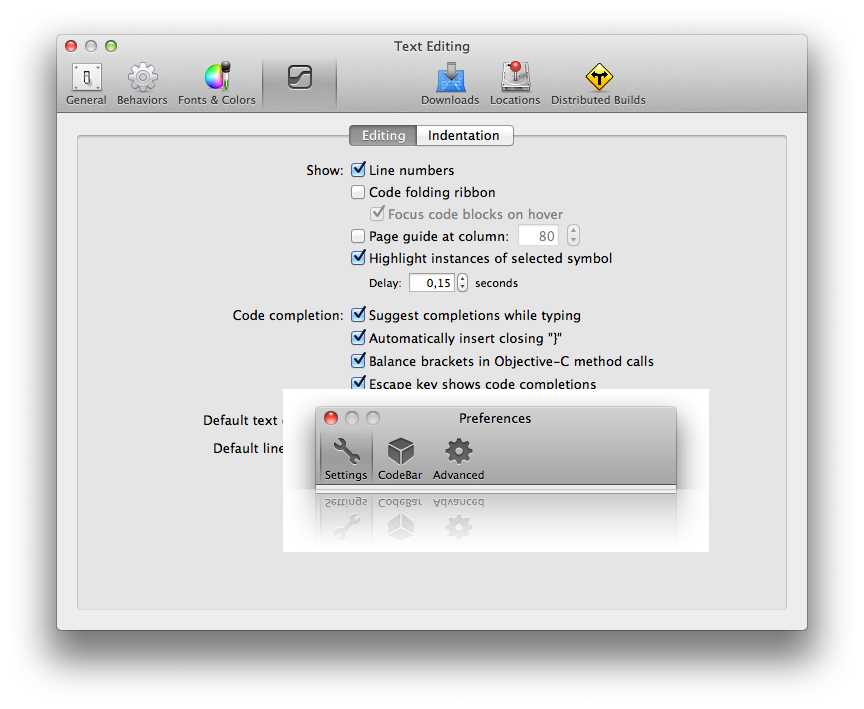
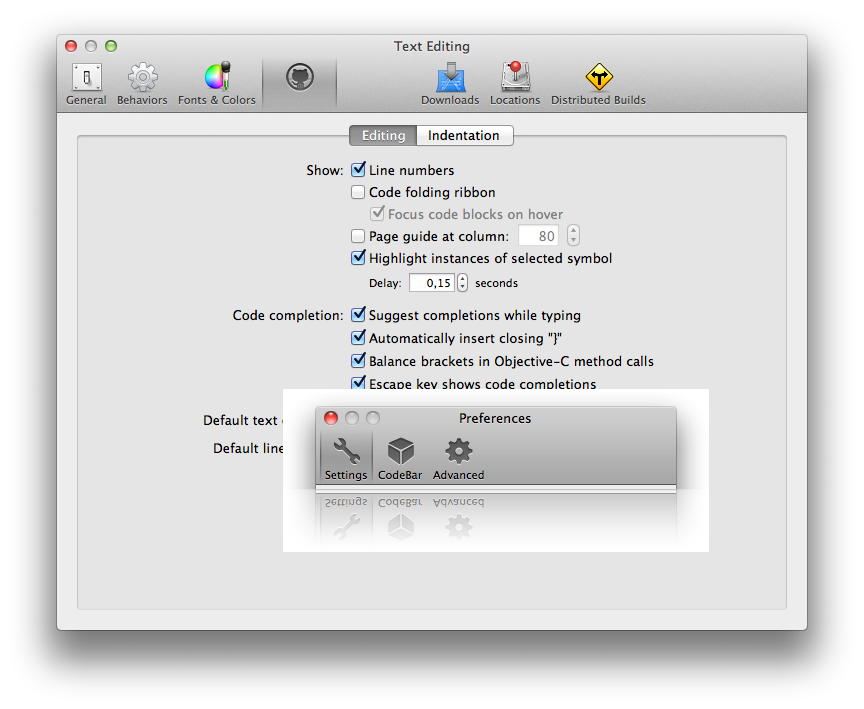
Revision of a layered 864px x 709px image; what changed, layer by layer:
showed "Github" over [286, 63, 314, 91]
hid "Diff" over [288, 65, 312, 89]
